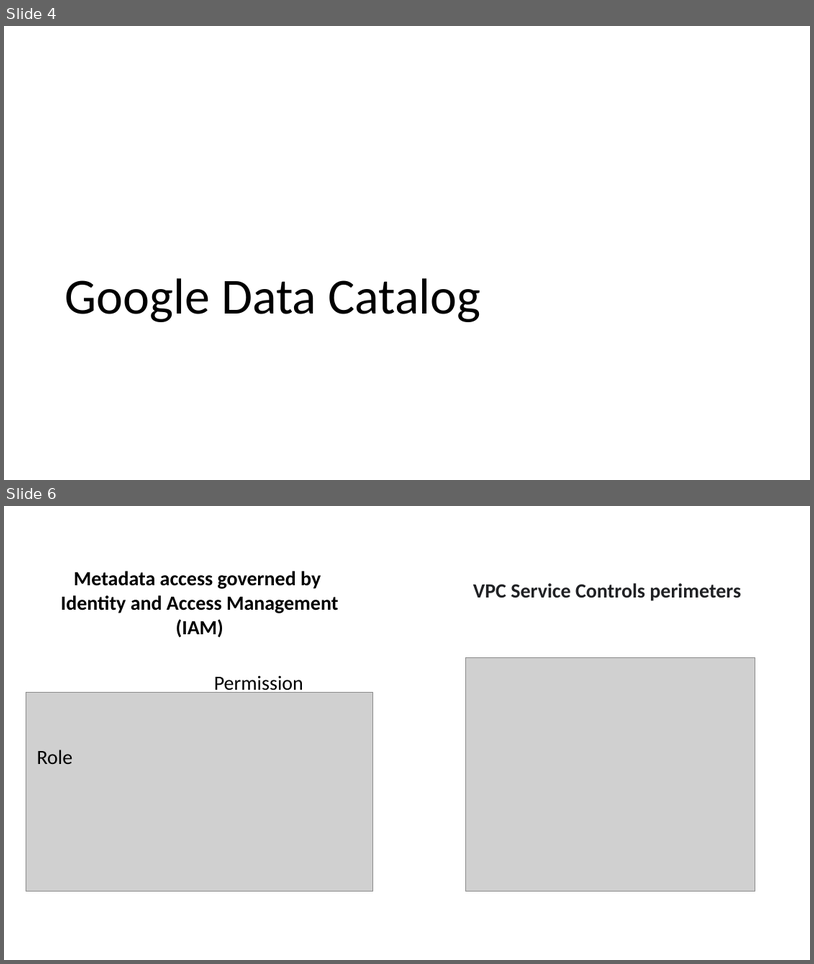
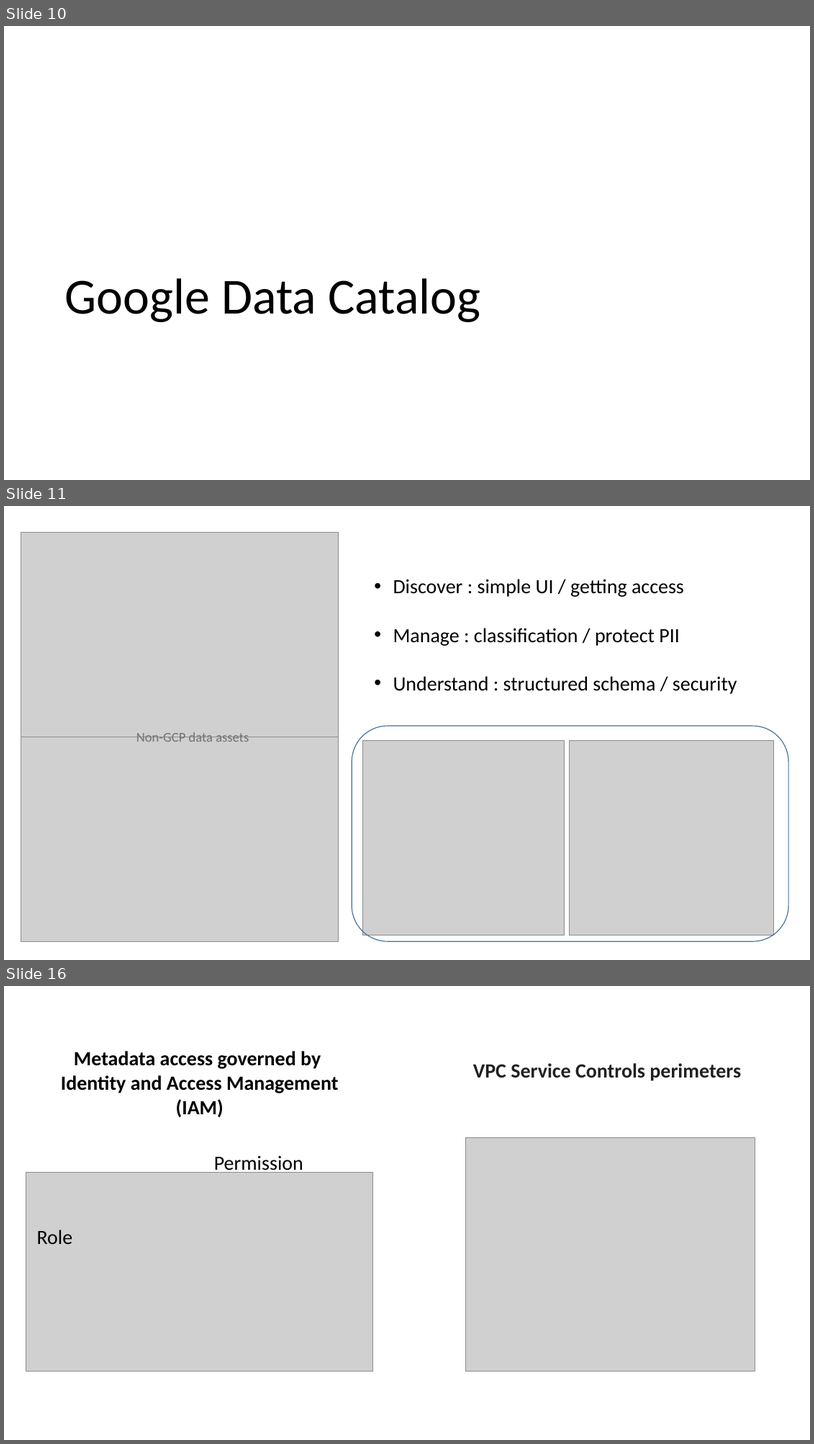
Before and after one commit to WuBenson/DataCatalog, a slide deck: Data Catalog.pptx. Shown one above the other, each under a label of ours: slides 4 and 6 before the commit, slides 10, 11 and 16 after it; the slides between them are not shown. The pictures are 814x964 and 814x1444 pixels, drawn with LibreOffice and Linux fonts; fonts in the diff are those of the drawing; grey boxes stand for pictures. Boxes give left, top, right and bottom in pixels: in the first picture for what was removed or moved away, otherwise in the second. Text is boxed around its words. In the diff, an @@ line names an element or a change of style, - is before the commit and + after.

```diff
--- a/Data Catalog.pptx
+++ b/Data Catalog.pptx
@@ slide 11 added at <box>4,506,810,960</box>, background #FFFFFF @@
@@ picture added at <box>21,533,339,737</box> @@
@@ text added at <box>394,579,738,694</box>, 24 pt, text #000000 @@
+• Discover : simple UI / getting access
+• Manage : classification / protect PII
+• Understand : structured schema / security
@@ picture added at <box>21,737,339,942</box> @@
@@ text added at <box>136,732,249,741</box>, 16 pt, text #767171 @@
+Non-GCP data assets
@@ rounded rectangle added at <box>352,726,789,941</box>, outline #43739E 1 pt @@
@@ picture added at <box>363,741,565,935</box> @@
@@ picture added at <box>570,740,774,935</box> @@
@@ what was slide 4 is now slide 10 @@
@@ what was slide 6 is now slide 16 @@
```
Also in this commit, not shown: 2 slides changed, 9 other slides added.
